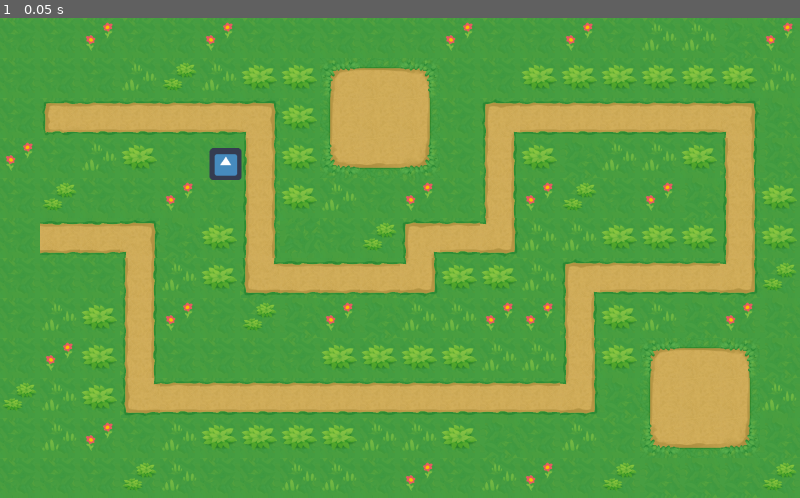
Above: before the commit, frame 1.
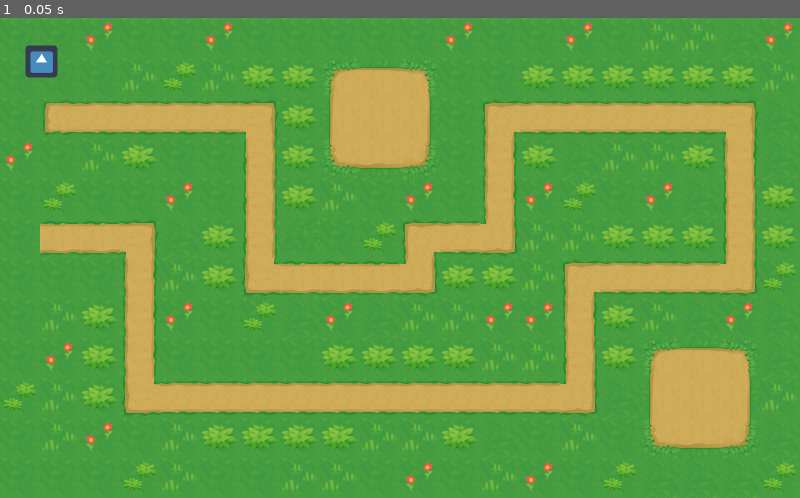
Above: after the commit, the same moment.

Repository: alexandrepeluchi/godot-pathfinding
Game: Godot game, scene res://Level/Pathfinding.tscn
The game is run twice, just before and just after one commit, with the same random seed, the same clock (stepped at 60 frames per second) and the same inputs. The engine's default icon, where the game draws it, is replaced by a stand-in: a white triangle on a blue panel in a dark square.
Inputs:
- Up to frame 1 (0.05 s): no input

The runs differ from the first frame. In frame 1, 0.5% of the frame differs, in the area x 3-31%, y 5-34%.

Commit message:
Navigation nos tiles que o personagem pode se movimentar

Diff:
--- a/Level/Pathfinding.tscn
+++ b/Level/Pathfinding.tscn
@@ -17,7 +17,7 @@
 tile_data = PoolIntArray( 0, 1, 0, 1, 1, 0, 2, 3, 0, 3, 1, 0, 4, 1, 0, 5, 3, 0, 6, 1, 0, 7, 1, 0, 8, 1, 0, 9, 1, 0, 10, …(3377 unchanged characters)…
 
 [node name="Character" type="Sprite" parent="."]
-position = Vector2( 451.331, 292.412 )
+position = Vector2( 82.9155, 86.8465 )
 texture = ExtResource( 1 )
 script = ExtResource( 2 )
 
--- a/Sprites/Floor.tres
+++ b/Sprites/Floor.tres
@@ -1,9 +1,41 @@
-[gd_resource type="TileSet" load_steps=3 format=2]
+[gd_resource type="TileSet" load_steps=11 format=2]
 
 [ext_resource path="res://Sprites/Grasslands.png" type="Texture" id=1]
 
-[sub_resource type="ConvexPolygonShape2D" id=1]
+[sub_resource type="NavigationPolygon" id=1]
+vertices = PoolVector2Array( 0, 0, 80, 0, 80, 80, 0, 80 )
+polygons = [ PoolIntArray( 0, 1, 2, 3 ) ]
+
+[sub_resource type="NavigationPolygon" id=2]
+vertices = PoolVector2Array( 0, 0, 80, 0, 80, 80, 0, 80 )
+polygons = [ PoolIntArray( 0, 1, 2, 3 ) ]
+
+[sub_resource type="NavigationPolygon" id=3]
+vertices = PoolVector2Array( 0, 0, 80, 0, 80, 80, 0, 80 )
+polygons = [ PoolIntArray( 0, 1, 2, 3 ) ]
+
+[sub_resource type="ConvexPolygonShape2D" id=4]
 points = PoolVector2Array( 0, 0, 80, 0, 80, 80, 0, 80 )
+
+[sub_resource type="NavigationPolygon" id=5]
+vertices = PoolVector2Array( 0, 0, 80, 0, 80, 80, 0, 80 )
+polygons = [ PoolIntArray( 0, 1, 2, 3 ) ]
+
+[sub_resource type="NavigationPolygon" id=6]
+vertices = PoolVector2Array( 0, 0, 240, 0, 240, 240, 0, 240 )
+polygons = [ PoolIntArray( 0, 1, 2, 3 ) ]
+
+[sub_resource type="NavigationPolygon" id=7]
+vertices = PoolVector2Array( 0, 0, 80, 0, 80, 80, 0, 80 )
+polygons = [ PoolIntArray( 0, 1, 2, 3 ) ]
+
+[sub_resource type="NavigationPolygon" id=8]
+vertices = PoolVector2Array( 0, 0, 80, 0, 80, 80, 0, 80 )
+polygons = [ PoolIntArray( 0, 1, 2, 3 ) ]
+
+[sub_resource type="NavigationPolygon" id=9]
+vertices = PoolVector2Array( 0, 0, 80, 0, 80, 80, 0, 80 )
+polygons = [ PoolIntArray( 0, 1, 2, 3 ) ]
 
 [resource]
 1/name = "grass1.png"
@@ -14,6 +46,7 @@
 1/tile_mode = 0
 1/occluder_offset = Vector2( 0, 0 )
 1/navigation_offset = Vector2( 0, 0 )
+1/navigation = SubResource( 1 )
 1/shape_offset = Vector2( 0, 0 )
 1/shape_transform = Transform2D( 1, 0, 0, 1, 0, 0 )
 1/shape_one_way = false
@@ -28,6 +61,7 @@
 2/tile_mode = 0
 2/occluder_offset = Vector2( 0, 0 )
 2/navigation_offset = Vector2( 0, 0 )
+2/navigation = SubResource( 2 )
 2/shape_offset = Vector2( 0, 0 )
 2/shape_transform = Transform2D( 1, 0, 0, 1, 0, 0 )
 2/shape_one_way = false
@@ -42,6 +76,7 @@
 3/tile_mode = 0
 3/occluder_offset = Vector2( 0, 0 )
 3/navigation_offset = Vector2( 0, 0 )
+3/navigation = SubResource( 3 )
 3/shape_offset = Vector2( 0, 0 )
 3/shape_transform = Transform2D( 1, 0, 0, 1, 0, 0 )
 3/shape_one_way = false
@@ -77,6 +112,7 @@
 5/tile_mode = 0
 5/occluder_offset = Vector2( 0, 0 )
 5/navigation_offset = Vector2( 0, 0 )
+5/navigation = SubResource( 5 )
 5/shape_offset = Vector2( 0, 0 )
 5/shape_transform = Transform2D( 1, 0, 0, 1, 0, 0 )
 5/shape_one_way = false
@@ -91,6 +127,7 @@
 6/tile_mode = 0
 6/occluder_offset = Vector2( 0, 0 )
 6/navigation_offset = Vector2( 0, 0 )
+6/navigation = SubResource( 6 )
 6/shape_offset = Vector2( 0, 0 )
 6/shape_transform = Transform2D( 1, 0, 0, 1, 0, 0 )
 6/shape_one_way = false
@@ -105,6 +142,7 @@
 7/tile_mode = 0
 7/occluder_offset = Vector2( 0, 0 )
 7/navigation_offset = Vector2( 0, 0 )
+7/navigation = SubResource( 7 )
 7/shape_offset = Vector2( 0, 0 )
 7/shape_transform = Transform2D( 1, 0, 0, 1, 0, 0 )
 7/shape_one_way = false
@@ -119,6 +157,7 @@
 8/tile_mode = 0
 8/occluder_offset = Vector2( 0, 0 )
 8/navigation_offset = Vector2( 0, 0 )
+8/navigation = SubResource( 8 )
 8/shape_offset = Vector2( 0, 0 )
 8/shape_transform = Transform2D( 1, 0, 0, 1, 0, 0 )
 8/shape_one_way = false
@@ -133,6 +172,7 @@
 9/tile_mode = 0
 9/occluder_offset = Vector2( 0, 0 )
 9/navigation_offset = Vector2( 0, 0 )
+9/navigation = SubResource( 9 )
 9/shape_offset = Vector2( 0, 0 )
 9/shape_transform = Transform2D( 1, 0, 0, 1, 0, 0 )
 9/shape_one_way = false
Not shown: 1 places in Sprites/Floor.tres that only renumber resources
